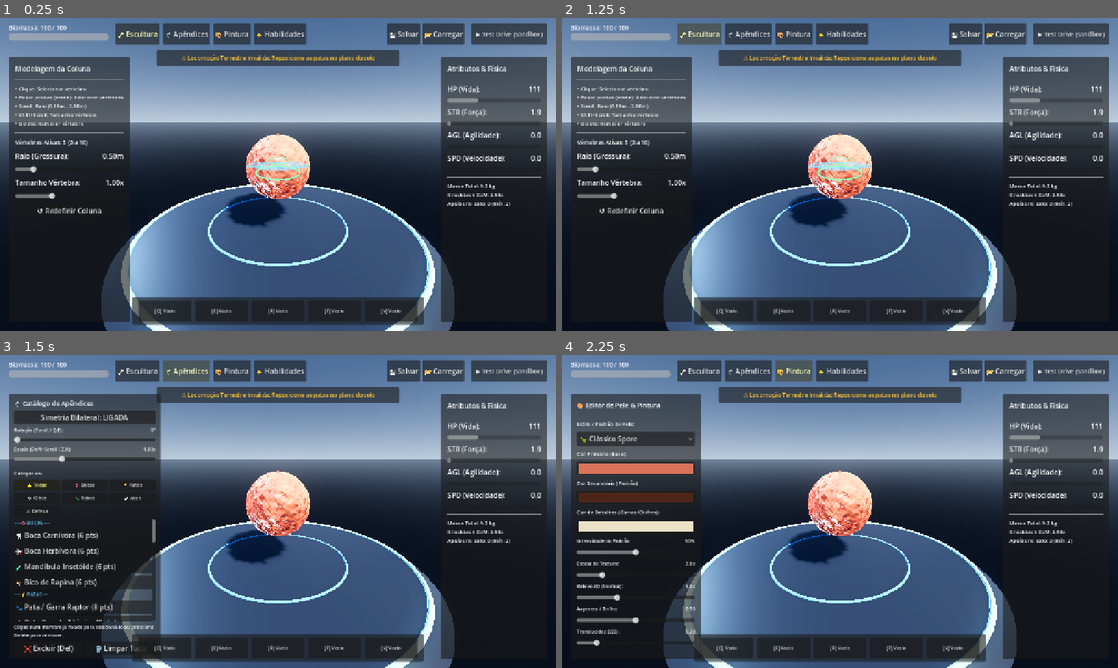
Above: before the commit, frames 1-4 (two rows, left to right).
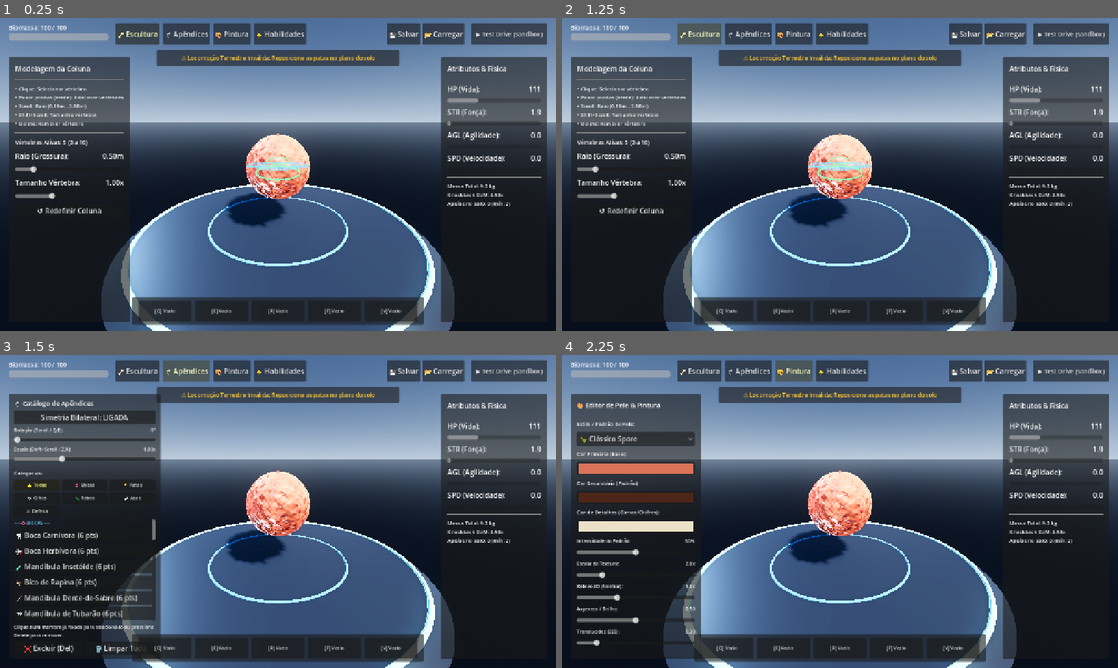
Above: after the commit, the same moments.

Repository: AnthonyRocsant/SporeCreatureEditor
Game: Godot game, scene res://scenes/editor/CreatureEditor.tscn
Two runs of this game, one before a commit and one after it. Both use one fixed random seed, a clock stepped at 60 frames per second and the inputs below.
Inputs:
- Up to frame 1 (0.25 s): no input
- Up to frame 2 (1.25 s): click "🦴 Escultura" at 0.5 s
- Up to frame 3 (1.5 s): click "🦿 Apêndices" at 1.25 s
- Up to frame 4 (2.25 s): click "🎨 Pintura" at 2 s

Frames 1-2 are identical in both runs. In frame 3, 1.0% of the frame differs, in the area x 2-28%, y 58-86%; in frame 4, nothing differs.

Commit message:
feat(mouths): add 4 new procedural sculpted mouths (Saber-Tooth, Shark, Lamprey, Dragon) with custom skills

Diff:
--- /dev/null
+++ b/scenes/appendages/MouthDragon.tscn
@@ -0,0 +1,7 @@
+[gd_scene load_steps=2 format=3]
+
+[ext_resource type="Script" path="res://scripts/ProceduralAppendageVisuals.gd" id="1_visuals"]
+
+[node name="MouthDragon" type="Node3D"]
+script = ExtResource("1_visuals")
+appendage_kind = "mouth_dragon"
--- /dev/null
+++ b/scenes/appendages/MouthLamprey.tscn
@@ -0,0 +1,7 @@
+[gd_scene load_steps=2 format=3]
+
+[ext_resource type="Script" path="res://scripts/ProceduralAppendageVisuals.gd" id="1_visuals"]
+
+[node name="MouthLamprey" type="Node3D"]
+script = ExtResource("1_visuals")
+appendage_kind = "mouth_lamprey"
--- /dev/null
+++ b/scenes/appendages/MouthSaber.tscn
@@ -0,0 +1,7 @@
+[gd_scene load_steps=2 format=3]
+
+[ext_resource type="Script" path="res://scripts/ProceduralAppendageVisuals.gd" id="1_visuals"]
+
+[node name="MouthSaber" type="Node3D"]
+script = ExtResource("1_visuals")
+appendage_kind = "mouth_saber"
--- /dev/null
+++ b/scenes/appendages/MouthShark.tscn
@@ -0,0 +1,7 @@
+[gd_scene load_steps=2 format=3]
+
+[ext_resource type="Script" path="res://scripts/ProceduralAppendageVisuals.gd" id="1_visuals"]
+
+[node name="MouthShark" type="Node3D"]
+script = ExtResource("1_visuals")
+appendage_kind = "mouth_shark"
--- a/scripts/CreatureEditorUI.gd
+++ b/scripts/CreatureEditorUI.gd
@@ -801,6 +801,78 @@
 		"carapace_defense": 4.0,
 		"desc": "Bico afiado de alta perfuração. Habilidade: Bicada Perfurante. Custo: 6 + escala."
 	},
+	{
+		"category_id": "mouth",
+		"category_name": "Bocas",
+		"category_icon": "👄",
+		"id": "mouth_saber",
+		"name": "Mandíbula Dente-de-Sabre",
+		"icon": "🗡️",
+		"scene": "res://scenes/appendages/MouthSaber.tscn",
+		"type": "mouth",
+		"category": "attack",
+		"tag": "#Mouth_Saber",
+		"mass": 1.3,
+		"base_damage": 22.0,
+		"leg_force": 0.0,
+		"wing_area": 0.0,
+		"carapace_defense": 3.0,
+		"desc": "Enormes presas afiadas recurvadas. Habilidade: Bote Predatório (Crítico + Sangramento). Custo: 8 + escala."
+	},
+	{
+		"category_id": "mouth",
+		"category_name": "Bocas",
+		"category_icon": "👄",
+		"id": "mouth_shark",
+		"name": "Mandíbula de Tubarão",
+		"icon": "🦈",
+		"scene": "res://scenes/appendages/MouthShark.tscn",
+		"type": "mouth",
+		"category": "attack",
+		"tag": "#Mouth_Shark",
+		"mass": 1.2,
+		"base_damage": 20.0,
+		"leg_force": 0.0,
+		"wing_area": 0.0,
+		"carapace_defense": 2.5,
+		"desc": "Fileiras triplas de dentes triangulares. Habilidade: Frenesi do Megalodonte (Combo Acelerado). Custo: 8 + escala."
+	},
+	{
+		"category_id": "mouth",
+		"category_name": "Bocas",
+		"category_icon": "👄",
+		"id": "mouth_lamprey",
+		"name": "Boca Sugadora Parasita",
+		"icon": "🌀",
+		"scene": "res://scenes/appendages/MouthLamprey.tscn",
+		"type": "mouth",
+		"category": "attack",
+		"tag": "#Mouth_Lamprey",
+		"mass": 0.9,
+		"base_damage": 16.0,
+		"leg_force": 0.0,
+		"wing_area": 0.0,
+		"carapace_defense": 4.0,
+		"desc": "Ventosa circular com 24 dentes em espiral. Habilidade: Dreno Parasitário (Sucção + Lentidão). Custo: 7 + escala."
+	},
+	{
+		"category_id": "mouth",
+		"category_name": "Bocas",
+		"category_icon": "👄",
+		"id": "mouth_dragon",
+		"name": "Focinho de Dragão",
+		"icon": "🔥",
+		"scene": "res://scenes/appendages/MouthDragon.tscn",
+		"type": "mouth",
+		"category": "attack",
+		"tag": "#Mouth_Dragon",
+		"mass": 1.4,
+		"base_damage": 24.0,
+		"leg_force": 0.0,
+		"wing_area": 0.0,
+		"carapace_defense": 5.0,
+		"desc": "Focinho escamado ancestral com língua bífida. Habilidade: Sopro Dracônico (Cone Flamejante). Custo: 9 + escala."
+	},
 
 	# 🦵 PATAS & LOCOMOÇÃO
 	{
--- a/scripts/ProceduralAppendageVisuals.gd
+++ b/scripts/ProceduralAppendageVisuals.gd
@@ -14,6 +14,7 @@
 @export_enum("leg", "leg_heavy", "leg_hoof", "leg_insect", "claw_pincer",
 	"wing", "wing_insect", "wing_feather", "wing_butterfly",
 	"mouth_carnivore", "mouth_herbivore", "mouth_insectoid", "mouth_beak",
+	"mouth_saber", "mouth_shark", "mouth_lamprey", "mouth_dragon",
 	"horn", "horn_antler", "horn_rhino", "spike_dorsal", "blade_bone", "fin_aquatic",
 	"tail", "tail_club", "tail_feather", "tail_scorpion",
 	"eye", "eye_compound", "eye_stalk", "eye_cyclops", "antenna_sensory")
@@ -63,6 +64,14 @@
 			appendage_kind = "mouth_insectoid"
 		"#Mouth_Beak":
 			appendage_kind = "mouth_beak"
+		"#Mouth_Saber":
+			appendage_kind = "mouth_saber"
+		"#Mouth_Shark":
+			appendage_kind = "mouth_shark"
+		"#Mouth_Lamprey":
+			appendage_kind = "mouth_lamprey"
+		"#Mouth_Dragon":
+			appendage_kind = "mouth_dragon"
 		"#Wing_Membrane":
 			appendage_kind = "wing"
 		"#Wing_Insect":
@@ -156,6 +165,14 @@
 			_build_sculpted_insectoid_mouth(_visual_root)
 		"mouth_beak":
 			_build_sculpted_beak_mouth(_visual_root)
+		"mouth_saber":
+			_build_sculpted_saber_mouth(_visual_root)
+		"mouth_shark":
+			_build_sculpted_shark_mouth(_visual_root)
+		"mouth_lamprey":
+			_build_sculpted_lamprey_mouth(_visual_root)
+		"mouth_dragon":
+			_build_sculpted_dragon_mouth(_visual_root)
 		"horn":
 			_build_sculpted_horn(_visual_root)
 		"horn_antler":
@@ -1308,6 +1325,458 @@
 	var tongue_rads: Array[float] = [0.042, 0.028, 0.004]
 	beak_root.add_child(_create_lofted_tube(tongue_pts, tongue_rads, 8, mat_tongue, 0.0, 0.0, Vector2(1.2, 0.5)))
 
+# ==============================================================================
+# NOVA BOCA 1: MANDÍBULA DENTE-DE-SABRE (Caninos gigantescos, focinho felino e flanges)
+# ==============================================================================
+func _build_sculpted_saber_mouth(root: Node3D) -> void:
+	var mat_skin = _make_organic_material(primary_color, 0.44, 0.05, primary_color.lightened(0.2), 0.28)
+	var mat_lip = _make_organic_material(primary_color.darkened(0.25), 0.35, 0.0)
+	var mat_gum = _make_organic_material(Color(0.82, 0.20, 0.26).lerp(primary_color, 0.2), 0.20, 0.0, Color(0.95, 0.25, 0.25), 0.45)
+	var mat_saber = _make_keratin_material(Color(0.96, 0.94, 0.88), detail_color)
+	var mat_tooth = _make_keratin_material(Color(0.92, 0.90, 0.82), detail_color)
+	var mat_whisker = _make_keratin_material(primary_color.darkened(0.4), detail_color)
+
+	var saber_root = Node3D.new()
+	saber_root.name = "SaberMouthRoot"
+	root.add_child(saber_root)
+
+	# 1. Bochechas e músculos temporais/masseteres poderosos
+	for side in [-1.0, 1.0]:
+		var cheek_pts: Array[Vector3] = [
+			Vector3(side * 0.12, 0.02, 0.0),
+			Vector3(side * 0.16, 0.12, 0.02),
+			Vector3(side * 0.13, 0.22, -0.01)
+		]
+		var cheek_rads: Array[float] = [0.085, 0.095, 0.065]
+		saber_root.add_child(_create_lofted_tube(cheek_pts, cheek_rads, 12, mat_skin))
+
+	# 2. Maxilar Superior Felino com focinho largo e almofadas de bigodes (whisker pads)
+	var upper_pts: Array[Vector3] = [
+		Vector3(0.0, 0.0, 0.06),
+		Vector3(0.0, 0.16, 0.08),
+		Vector3(0.0, 0.30, 0.06),
+		Vector3(0.0, 0.40, 0.02)
+	]
+	var upper_rads: Array[float] = [0.18, 0.17, 0.14, 0.08]
+	saber_root.add_child(_create_lofted_tube(upper_pts, upper_rads, 16, mat_skin, 0.0, 0.0, Vector2(1.28, 0.78)))
+
+	# Almofadas de caninos/bigodes proeminentes nas laterais do focinho
+	for side in [-1.0, 1.0]:
+		var pad_pts: Array[Vector3] = [
+			Vector3(side * 0.07, 0.22, 0.04),
+			Vector3(side * 0.13, 0.30, 0.02),
+			Vector3(side * 0.11, 0.37, -0.01)
+		]
+		var pad_rads: Array[float] = [0.062, 0.068, 0.045]
+		saber_root.add_child(_create_lofted_tube(pad_pts, pad_rads, 10, mat_lip))
+
+		# Bigodes rígidos (vibrissas sensoriais)
+		for w_i in range(3):
+			var w_pts: Array[Vector3] = [
+				Vector3(side * 0.14, 0.30 + float(w_i) * 0.03, 0.02 - float(w_i) * 0.02),
+				Vector3(side * 0.26, 0.35 + float(w_i) * 0.04, 0.01 - float(w_i) * 0.03)
+			]
+			var w_rads: Array[float] = [0.006, 0.001]
+			saber_root.add_child(_create_lofted_tube(w_pts, w_rads, 4, mat_whisker))
+
+	# Trufa nasal felina esculpida
+	var nose_pts: Array[Vector3] = [
+		Vector3(0.0, 0.37, 0.05),
+		Vector3(0.0, 0.42, 0.03)
+	]
+	var nose_rads: Array[float] = [0.055, 0.035]
+	saber_root.add_child(_create_lofted_tube(nose_pts, nose_rads, 10, mat_lip, 0.0, 0.0, Vector2(1.4, 0.7)))
+
+	# 3. Mandíbula Inferior com Flanges Ósseos Verticais (proteção para os sabres)
+	var lower_pts: Array[Vector3] = [
+		Vector3(0.0, 0.0, -0.06),
+		Vector3(0.0, 0.14, -0.12),
+		Vector3(0.0, 0.28, -0.15),
+		Vector3(0.0, 0.37, -0.12)
+	]
+	var lower_rads: Array[float] = [0.15, 0.13, 0.10, 0.055]
+	saber_root.add_child(_create_lofted_tube(lower_pts, lower_rads, 14, mat_skin, 0.0, 0.0, Vector2(1.15, 0.85)))
+
+	for side in [-1.0, 1.0]:
+		var flange_pts: Array[Vector3] = [
+			Vector3(side * 0.08, 0.26, -0.13),
+			Vector3(side * 0.10, 0.34, -0.22)
+		]
+		var flange_rads: Array[float] = [0.045, 0.015]
+		saber_root.add_child(_create_lofted_tube(flange_pts, flange_rads, 8, mat_skin, 0.0, 0.0, Vector2(0.65, 1.35)))
+
+	# 4. OS DOIS GIGANTESCOS CANINOS DENTE-DE-SABRE (Curvos, serrilhados e letais)
+	for side in [-1.0, 1.0]:
+		var saber_pts: Array[Vector3] = [
+			Vector3(side * 0.105, 0.32, 0.02),
+			Vector3(side * 0.110, 0.34, -0.06),
+			Vector3(side * 0.105, 0.35, -0.16),
+			Vector3(side * 0.095, 0.33, -0.26),
+			Vector3(side * 0.085, 0.30, -0.32)
+		]
+		var saber_rads: Array[float] = [0.048, 0.042, 0.032, 0.018, 0.003]
+		saber_root.add_child(_create_lofted_tube(saber_pts, saber_rads, 12, mat_saber, 0.0, 0.0, Vector2(0.55, 1.45)))
+
+	# 5. Dentes incisivos frontais e caninos inferiores
+	for i in range(-2, 3):
+		var x_inc = float(i) * 0.028
+		var inc_pts: Array[Vector3] = [
+			Vector3(x_inc, 0.38, 0.01),
+			Vector3(x_inc, 0.39, -0.035)
+		]
+		var inc_rads: Array[float] = [0.012, 0.002]
+		saber_root.add_child(_create_lofted_tube(inc_pts, inc_rads, 6, mat_tooth))
+
+		var low_inc_pts: Array[Vector3] = [
+			Vector3(x_inc * 0.85, 0.35, -0.12),
+			Vector3(x_inc * 0.85, 0.36, -0.08)
+		]
+		var low_inc_rads: Array[float] = [0.011, 0.002]
+		saber_root.add_child(_create_lofted_tube(low_inc_pts, low_inc_rads, 6, mat_tooth))
+
+	# Língua felina com gengiva
+	var tongue_pts: Array[Vector3] = [
+		Vector3(0.0, 0.08, -0.04),
+		Vector3(0.0, 0.22, -0.07),
+		Vector3(0.0, 0.33, -0.08)
+	]
+	var tongue_rads: Array[float] = [0.08, 0.065, 0.02]
+	saber_root.add_child(_create_lofted_tube(tongue_pts, tongue_rads, 10, mat_gum, 0.0, 0.0, Vector2(1.4, 0.5)))
+
+# ==============================================================================
+# NOVA BOCA 2: MANDÍBULA DE TUBARÃO / MEGALODONTE (Fileiras múltiplas de dentes triangulares)
+# ==============================================================================
+func _build_sculpted_shark_mouth(root: Node3D) -> void:
+	var mat_shark_skin = _make_organic_material(primary_color.darkened(0.06), 0.30, 0.08, primary_color.lightened(0.15), 0.25)
+	var mat_jaw = _make_organic_material(primary_color.darkened(0.22), 0.36, 0.05)
+	var mat_gum = _make_organic_material(Color(0.85, 0.18, 0.22).lerp(primary_color, 0.18), 0.18, 0.0, Color(0.95, 0.22, 0.25), 0.48)
+	var mat_teeth = _make_keratin_material(Color(0.98, 0.98, 0.95), detail_color)
+	var mat_throat = _make_organic_material(Color(0.08, 0.02, 0.04), 0.75, 0.0)
+
+	var shark_root = Node3D.new()
+	shark_root.name = "SharkMouthRoot"
+	root.add_child(shark_root)
+
+	# 1. Focinho Hidrodinâmico Cônico e Arqueado Superior
+	var snout_pts: Array[Vector3] = [
+		Vector3(0.0, 0.0, 0.08),
+		Vector3(0.0, 0.16, 0.12),
+		Vector3(0.0, 0.32, 0.13),
+		Vector3(0.0, 0.44, 0.09)
+	]
+	var snout_rads: Array[float] = [0.18, 0.17, 0.13, 0.04]
+	shark_root.add_child(_create_lofted_tube(snout_pts, snout_rads, 16, mat_shark_skin, 0.0, 0.0, Vector2(1.35, 0.72)))
+
+	# 2. Abertura da Boca Ampla Semicircular com Fundo Escuro (Garganta Abissal)
+	var throat_mesh = MeshInstance3D.new()
+	var t_sph = SphereMesh.new()
+	t_sph.radius = 0.13
+	t_sph.height = 0.22
+	throat_mesh.mesh = t_sph
+	throat_mesh.position = Vector3(0.0, 0.15, -0.04)
+	throat_mesh.scale = Vector3(1.15, 0.7, 0.6)
+	throat_mesh.material_override = mat_throat
+	shark_root.add_child(throat_mesh)
+
+	# 3. Arco Mandibular Inferior Curvado Aberto (Cartilagem de Tubarão)
+	var lower_pts: Array[Vector3] = [
+		Vector3(0.0, 0.0, -0.08),
+		Vector3(0.0, 0.15, -0.16),
+		Vector3(0.0, 0.28, -0.18),
+		Vector3(0.0, 0.38, -0.14)
+	]
+	var lower_rads: Array[float] = [0.16, 0.14, 0.105, 0.045]
+	shark_root.add_child(_create_lofted_tube(lower_pts, lower_rads, 16, mat_jaw, 0.0, 0.0, Vector2(1.30, 0.75)))
+
+	# 4. Gengiva carnuda arqueada protuberante
+	var gum_upper_pts: Array[Vector3] = [
+		Vector3(0.0, 0.12, 0.02),
+		Vector3(0.0, 0.26, 0.04),
+		Vector3(0.0, 0.38, 0.02)
+	]
+	var gum_upper_rads: Array[float] = [0.12, 0.10, 0.05]
+	shark_root.add_child(_create_lofted_tube(gum_upper_pts, gum_upper_rads, 12, mat_gum, 0.0, 0.0, Vector2(1.4, 0.5)))
+
+	# 5. MÚLTIPLAS FILEIRAS DE DENTES TRIANGULARES SERRILHADOS
+	# Fileira Externa Principal (10 dentes superiores + 10 inferiores)
+	var x_teeth = [-0.14, -0.11, -0.08, -0.05, -0.02, 0.02, 0.05, 0.08, 0.11, 0.14]
+	for x_t in x_teeth:
+		var rad_dist = abs(x_t)
+		var y_pos = 0.38 - rad_dist * 0.95
+		var tooth_len = 0.065 - rad_dist * 0.15
+
+		# Dente superior apontando para baixo e levemente para trás
+		var u_t_pts: Array[Vector3] = [
+			Vector3(x_t, y_pos, 0.02),
+			Vector3(x_t * 0.95, y_pos - 0.01, 0.02 - tooth_len * 0.5),
+			Vector3(x_t * 0.90, y_pos - 0.02, 0.02 - tooth_len)
+		]
+		var u_t_rads: Array[float] = [0.022, 0.014, 0.002]
+		shark_root.add_child(_create_lofted_tube(u_t_pts, u_t_rads, 6, mat_teeth, 0.0, 0.0, Vector2(1.6, 0.5)))
+
+		# Dente inferior apontando para cima
+		var l_t_pts: Array[Vector3] = [
+			Vector3(x_t * 0.9, y_pos, -0.14),
+			Vector3(x_t * 0.85, y_pos - 0.01, -0.14 + tooth_len * 0.5),
+			Vector3(x_t * 0.80, y_pos - 0.02, -0.14 + tooth_len)
+		]
+		var l_t_rads: Array[float] = [0.019, 0.012, 0.002]
+		shark_root.add_child(_create_lofted_tube(l_t_pts, l_t_rads, 6, mat_teeth, 0.0, 0.0, Vector2(1.6, 0.5)))
+
+		# Fileira Interna Secundária (dentes de reposição inclinados para dentro)
+		if rad_dist < 0.12:
+			var u_inner: Array[Vector3] = [
+				Vector3(x_t * 0.88, y_pos - 0.04, 0.01),
+				Vector3(x_t * 0.85, y_pos - 0.06, 0.01 - tooth_len * 0.65)
+			]
+			var u_inner_rads: Array[float] = [0.015, 0.002]
+			shark_root.add_child(_create_lofted_tube(u_inner, u_inner_rads, 6, mat_teeth))
+
+	# Fendas branquiais e sulcos labiais estéticos
+	for side in [-1.0, 1.0]:
+		for g_i in range(3):
+			var gill = MeshInstance3D.new()
+			var g_cyl = CylinderMesh.new()
+			g_cyl.top_radius = 0.005
+			g_cyl.bottom_radius = 0.005
+			g_cyl.height = 0.075
+			gill.mesh = g_cyl
+			gill.position = Vector3(side * 0.16, 0.04 + float(g_i) * 0.04, -0.02)
+			gill.rotation = Vector3(0.3, 0.0, side * 0.4)
+			gill.material_override = mat_jaw
+			shark_root.add_child(gill)
+
+# ==============================================================================
+# NOVA BOCA 3: BOCA SUGADORA / LAMPREIA PARASITA (Ventosa circular com dentes em espiral)
+# ==============================================================================
+func _build_sculpted_lamprey_mouth(root: Node3D) -> void:
+	var mat_outer_rim = _make_organic_material(primary_color, 0.46, 0.06, primary_color.lightened(0.2), 0.35)
+	var mat_disc = _make_organic_material(Color(0.76, 0.20, 0.30).lerp(primary_color, 0.25), 0.22, 0.0, Color(0.96, 0.20, 0.25), 0.55)
+	var mat_teeth = _make_keratin_material(Color(0.96, 0.86, 0.45).lerp(secondary_color, 0.35), detail_color)
+	var mat_gullet = _make_organic_material(Color(0.12, 0.02, 0.04), 0.75, 0.0)
+
+	var lamprey_root = Node3D.new()
+	lamprey_root.name = "LampreyMouthRoot"
+	root.add_child(lamprey_root)
+
+	# 1. Corpo Muscular Cônico que se expande até a ventosa circular
+	var body_pts: Array[Vector3] = [
+		Vector3(0.0, 0.0, 0.0),
+		Vector3(0.0, 0.12, 0.01),
+		Vector3(0.0, 0.24, 0.02),
+		Vector3(0.0, 0.32, 0.02)
+	]
+	var body_rads: Array[float] = [0.14, 0.155, 0.185, 0.205]
+	lamprey_root.add_child(_create_lofted_tube(body_pts, body_rads, 20, mat_outer_rim, 0.04, 6.0))
+
+	# 2. Lábio Circular Carnudo Exterior com Franjas / Papilas Sensoriais
+	var rim_pts: Array[Vector3] = [
+		Vector3(0.0, 0.30, 0.02),
+		Vector3(0.0, 0.35, 0.02)
+	]
+	var rim_rads: Array[float] = [0.205, 0.220]
+	lamprey_root.add_child(_create_lofted_tube(rim_pts, rim_rads, 24, mat_outer_rim))
+
+	# Papilas periféricas da ventosa (franja sensorial externa com 16 gomos)
+	for p_i in range(16):
+		var angle = (float(p_i) / 16.0) * TAU
+		var p_pos = Vector3(sin(angle) * 0.215, 0.35, cos(angle) * 0.215 + 0.02)
+		var papilla = MeshInstance3D.new()
+		var p_sph = SphereMesh.new()
+		p_sph.radius = 0.016
+		p_sph.height = 0.028
+		papilla.mesh = p_sph
+		papilla.position = p_pos
+		papilla.material_override = mat_disc
+		lamprey_root.add_child(papilla)
+
+	# 3. Disco Sugador Côncavo voltado para a frente
+	var disc_pts: Array[Vector3] = [
+		Vector3(0.0, 0.35, 0.02),
+		Vector3(0.0, 0.31, 0.02),
+		Vector3(0.0, 0.25, 0.02)
+	]
+	var disc_rads: Array[float] = [0.205, 0.150, 0.075]
+	lamprey_root.add_child(_create_lofted_tube(disc_pts, disc_rads, 20, mat_disc))
+
+	# 4. Esôfago / Garganta Profunda Central
+	var gullet_mesh = MeshInstance3D.new()
+	var g_sph = SphereMesh.new()
+	g_sph.radius = 0.072
+	g_sph.height = 0.14
+	gullet_mesh.mesh = g_sph
+	gullet_mesh.position = Vector3(0.0, 0.23, 0.02)
+	gullet_mesh.material_override = mat_gullet
+	lamprey_root.add_child(gullet_mesh)
+
+	# 5. DENTES CÔRNEOS EM ESPIRAIS CONCÊNTRICAS (24 dentes no total)
+	# Anel Externo (12 dentes)
+	for i in range(12):
+		var a = (float(i) / 12.0) * TAU
+		var d_pos = Vector3(sin(a) * 0.165, 0.33, cos(a) * 0.165 + 0.02)
+		var t_tip = Vector3(sin(a) * 0.125, 0.28, cos(a) * 0.125 + 0.02)
+		var t_pts: Array[Vector3] = [d_pos, t_tip]
+		var t_rads: Array[float] = [0.018, 0.002]
+		lamprey_root.add_child(_create_lofted_tube(t_pts, t_rads, 6, mat_teeth))
+
+	# Anel Intermediário (8 dentes)
+	for i in range(8):
+		var a = (float(i) / 8.0) * TAU + 0.35
+		var d_pos = Vector3(sin(a) * 0.115, 0.30, cos(a) * 0.115 + 0.02)
+		var t_tip = Vector3(sin(a) * 0.085, 0.25, cos(a) * 0.085 + 0.02)
+		var t_pts: Array[Vector3] = [d_pos, t_tip]
+		var t_rads: Array[float] = [0.016, 0.002]
+		lamprey_root.add_child(_create_lofted_tube(t_pts, t_rads, 6, mat_teeth))
+
+	# Anel Interno (4 dentes farpados de ancoragem)
+	for i in range(4):
+		var a = (float(i) / 4.0) * TAU
+		var d_pos = Vector3(sin(a) * 0.075, 0.27, cos(a) * 0.075 + 0.02)
+		var t_tip = Vector3(sin(a) * 0.045, 0.22, cos(a) * 0.045 + 0.02)
+		var t_pts: Array[Vector3] = [d_pos, t_tip]
+		var t_rads: Array[float] = [0.014, 0.002]
+		lamprey_root.add_child(_create_lofted_tube(t_pts, t_rads, 6, mat_teeth))
+
+	# 6. Pistão Lingual Central com dente duplo de raspagem
+	var piston_pts: Array[Vector3] = [
+		Vector3(0.0, 0.19, 0.02),
+		Vector3(0.0, 0.26, 0.02)
+	]
+	var piston_rads: Array[float] = [0.038, 0.032]
+	lamprey_root.add_child(_create_lofted_tube(piston_pts, piston_rads, 10, mat_disc))
+
+	for side in [-1.0, 1.0]:
+		var tip_pts: Array[Vector3] = [
+			Vector3(side * 0.015, 0.26, 0.02),
+			Vector3(side * 0.025, 0.29, 0.02)
+		]
+		var tip_rads: Array[float] = [0.012, 0.002]
+		lamprey_root.add_child(_create_lofted_tube(tip_pts, tip_rads, 6, mat_teeth))
+
+# ==============================================================================
+# NOVA BOCA 4: MANDÍBULA DE DRAGÃO / RÉPTIL ANCESTRAL (Focinho escamado e língua bífida)
+# ==============================================================================
+func _build_sculpted_dragon_mouth(root: Node3D) -> void:
+	var mat_scales = _make_organic_material(primary_color.darkened(0.08), 0.35, 0.12, primary_color.lightened(0.2), 0.25)
+	var mat_plates = _make_keratin_material(secondary_color.darkened(0.35), detail_color)
+	var mat_gum = _make_organic_material(Color(0.68, 0.12, 0.18).lerp(primary_color, 0.2), 0.22, 0.0)
+	var mat_teeth = _make_keratin_material(Color(0.94, 0.92, 0.82), detail_color)
+	var mat_tongue = _make_organic_material(Color(0.85, 0.10, 0.25), 0.18, 0.0, Color(1.0, 0.2, 0.3), 0.55)
+	var mat_ember = StandardMaterial3D.new()
+	mat_ember.albedo_color = Color(1.0, 0.35, 0.1)
+	mat_ember.emission_enabled = true
+	mat_ember.emission = Color(1.0, 0.55, 0.1)
+	mat_ember.emission_energy_multiplier = 1.8
+
+	var dragon_root = Node3D.new()
+	dragon_root.name = "DragonMouthRoot"
+	root.add_child(dragon_root)
+
+	# 1. Focinho Reptiliano Longo com crista óssea esculpida
+	var snout_pts: Array[Vector3] = [
+		Vector3(0.0, 0.0, 0.05),
+		Vector3(0.0, 0.18, 0.08),
+		Vector3(0.0, 0.36, 0.07),
+		Vector3(0.0, 0.50, 0.03)
+	]
+	var snout_rads: Array[float] = [0.17, 0.155, 0.125, 0.065]
+	dragon_root.add_child(_create_lofted_tube(snout_pts, snout_rads, 16, mat_scales, 0.0, 0.0, Vector2(1.25, 0.80)))
+
+	# Crista óssea dorsal com placas pontiagudas sobre o focinho
+	for c_i in range(3):
+		var y_c = 0.18 + float(c_i) * 0.12
+		var scute_pts: Array[Vector3] = [
+			Vector3(0.0, y_c, 0.08 - float(c_i) * 0.01),
+			Vector3(0.0, y_c + 0.04, 0.15 - float(c_i) * 0.02)
+		]
+		var scute_rads: Array[float] = [0.035 - float(c_i) * 0.005, 0.004]
+		dragon_root.add_child(_create_lofted_tube(scute_pts, scute_rads, 6, mat_plates, 0.0, 0.0, Vector2(0.5, 1.8)))
+
+	# Dois pequenos cornos nasais ameaçadores na ponta do focinho
+	for side in [-1.0, 1.0]:
+		var hornlet_pts: Array[Vector3] = [
+			Vector3(side * 0.05, 0.44, 0.05),
+			Vector3(side * 0.08, 0.48, 0.12)
+		]
+		var hornlet_rads: Array[float] = [0.028, 0.003]
+		dragon_root.add_child(_create_lofted_tube(hornlet_pts, hornlet_rads, 8, mat_plates))
+
+		# Narinas flamejantes escavadas
+		var nostril = MeshInstance3D.new()
+		var n_sph = SphereMesh.new()
+		n_sph.radius = 0.018
+		n_sph.height = 0.032
+		nostril.mesh = n_sph
+		nostril.position = Vector3(side * 0.045, 0.46, 0.03)
+		nostril.material_override = mat_ember
+		dragon_root.add_child(nostril)
+
+	# 2. Mandíbula Inferior Longa com Queixo Escamado
+	var lower_pts: Array[Vector3] = [
+		Vector3(0.0, 0.0, -0.06),
+		Vector3(0.0, 0.16, -0.12),
+		Vector3(0.0, 0.32, -0.14),
+		Vector3(0.0, 0.46, -0.10)
+	]
+	var lower_rads: Array[float] = [0.15, 0.13, 0.098, 0.050]
+	dragon_root.add_child(_create_lofted_tube(lower_pts, lower_rads, 16, mat_scales, 0.0, 0.0, Vector2(1.20, 0.80)))
+
+	# 3. Flanges angulares espinhosos na articulação da mandíbula (jugais)
+	for side in [-1.0, 1.0]:
+		var cheek_spk: Array[Vector3] = [
+			Vector3(side * 0.13, 0.08, -0.02),
+			Vector3(side * 0.22, 0.14, 0.01),
+			Vector3(side * 0.28, 0.20, 0.03)
+		]
+		var cheek_spk_rads: Array[float] = [0.055, 0.032, 0.004]
+		dragon_root.add_child(_create_lofted_tube(cheek_spk, cheek_spk_rads, 8, mat_plates))
+
+	# 4. Dentes de Crocodilo/Dragão Intertravados (12 superiores e 12 inferiores)
+	for i in range(-5, 6):
+		var f_i = float(i)
+		var is_center = abs(i) <= 1
+		var is_great_fang = abs(i) == 3
+		var len_f = 1.45 if is_great_fang else (0.75 if is_center else 1.05)
+		var x_pos = f_i * 0.024
+		var y_pos = 0.46 - abs(f_i) * 0.032
+
+		# Dente superior apontando para baixo
+		var u_t_pts: Array[Vector3] = [
+			Vector3(x_pos, y_pos, 0.01),
+			Vector3(x_pos * 0.95, y_pos + 0.01, 0.01 - 0.065 * len_f)
+		]
+		var u_t_rads: Array[float] = [0.018 * len_f, 0.002]
+		dragon_root.add_child(_create_lofted_tube(u_t_pts, u_t_rads, 6, mat_teeth))
+
+		# Dente inferior apontando para cima
+		var l_t_pts: Array[Vector3] = [
+			Vector3(x_pos * 0.9, y_pos - 0.02, -0.10),
+			Vector3(x_pos * 0.9, y_pos - 0.01, -0.10 + 0.055 * len_f)
+		]
+		var l_t_rads: Array[float] = [0.016 * len_f, 0.002]
+		dragon_root.add_child(_create_lofted_tube(l_t_pts, l_t_rads, 6, mat_teeth))
+
+	# 5. LÍNGUA BÍFIDA BIFURCADA SAINDO PARA A FRENTE DA BOCA
+	var tongue_pts: Array[Vector3] = [
+		Vector3(0.0, 0.10, -0.04),
+		Vector3(0.0, 0.25, -0.05),
+		Vector3(0.0, 0.38, -0.04),
+		Vector3(0.0, 0.45, -0.02)
+	]
+	var tongue_rads: Array[float] = [0.065, 0.050, 0.035, 0.022]
+	dragon_root.add_child(_create_lofted_tube(tongue_pts, tongue_rads, 10, mat_tongue, 0.0, 0.0, Vector2(1.5, 0.5)))
+
+	# Bifurcação em duas pontas afiladas na ponta da língua
+	for side in [-1.0, 1.0]:
+		var fork_pts: Array[Vector3] = [
+			Vector3(0.0, 0.45, -0.02),
+			Vector3(side * 0.028, 0.52, -0.01),
+			Vector3(side * 0.045, 0.58, 0.0)
+		]
+		var fork_rads: Array[float] = [0.018, 0.011, 0.002]
+		dragon_root.add_child(_create_lofted_tube(fork_pts, fork_rads, 6, mat_tongue))
+
+
 # --- E. OLHO COMPOSTO INSETÓIDE (Facetado esmeralda com brilho) ---
 func _build_sculpted_compound_eye(root: Node3D) -> void:
 	var mat_socket = _make_organic_material(primary_color.darkened(0.22), 0.34, 0.12)
--- a/scripts/SkillFactory.gd
+++ b/scripts/SkillFactory.gd
@@ -112,6 +112,46 @@
 		"base_impact": 82.0,
 		"cooldown": 3.0,
 		"icon": "🦅"
+	},
+	"#Mouth_Saber": {
+		"id": "saber_pounce",
+		"tag": "#Mouth_Saber",
+		"name": "Bote Predatório",
+		"description": "Salto letal com dano crítico massivo e sangramento",
+		"effect_type": "lifesteal_melee",
+		"base_impact": 110.0,
+		"cooldown": 4.0,
+		"icon": "🗡️"
+	},
+	"#Mouth_Shark": {
+		"id": "shark_frenzy",
+		"tag": "#Mouth_Shark",
+		"name": "Frenesi do Megalodonte",
+		"description": "Rajada contínua de mordidas dilaceradoras",
+		"effect_type": "fast_combo",
+		"base_impact": 105.0,
+		"cooldown": 3.8,
+		"icon": "🦈"
+	},
+	"#Mouth_Lamprey": {
+		"id": "parasite_drain",
+		"tag": "#Mouth_Lamprey",
+		"name": "Dreno Parasitário",
+		"description": "Sucção contínua que drena vida e reduz velocidade do alvo",
+		"effect_type": "lifesteal_melee",
+		"base_impact": 88.0,
+		"cooldown": 3.2,
+		"icon": "🌀"
+	},
+	"#Mouth_Dragon": {
+		"id": "dragon_breath",
+		"tag": "#Mouth_Dragon",
+		"name": "Sopro Dracônico",
+		"description": "Cone frontal devastador de fogo e energia",
+		"effect_type": "aoe_frontal_stun",
+		"base_impact": 118.0,
+		"cooldown": 5.0,
+		"icon": "🔥"
 	},
 	"#Leg_Hoof": {
 		"id": "trample_hoof",
